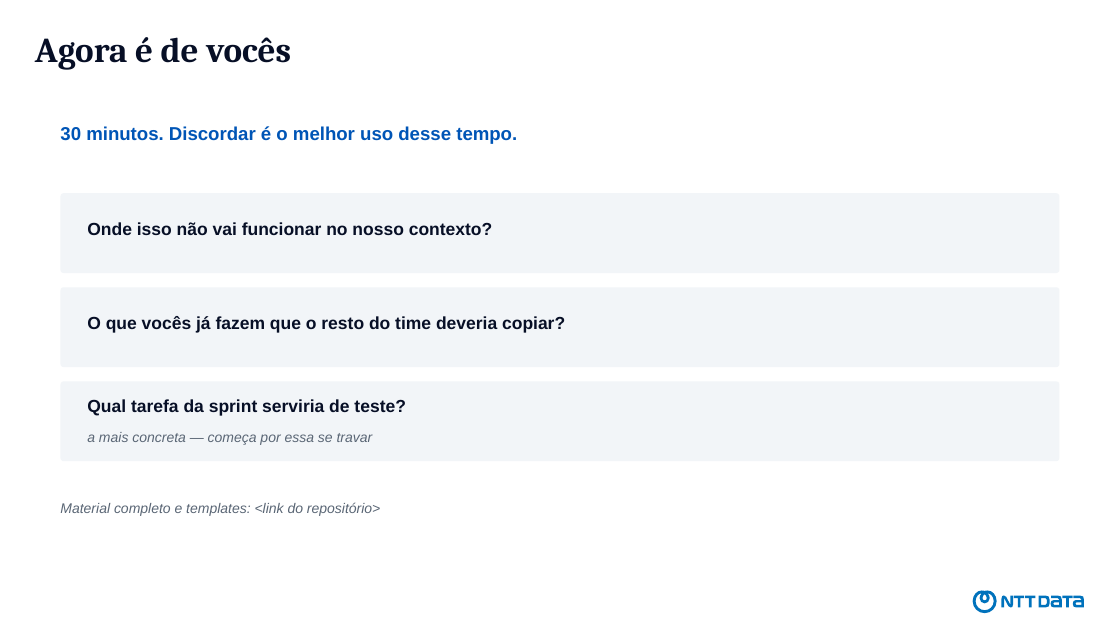
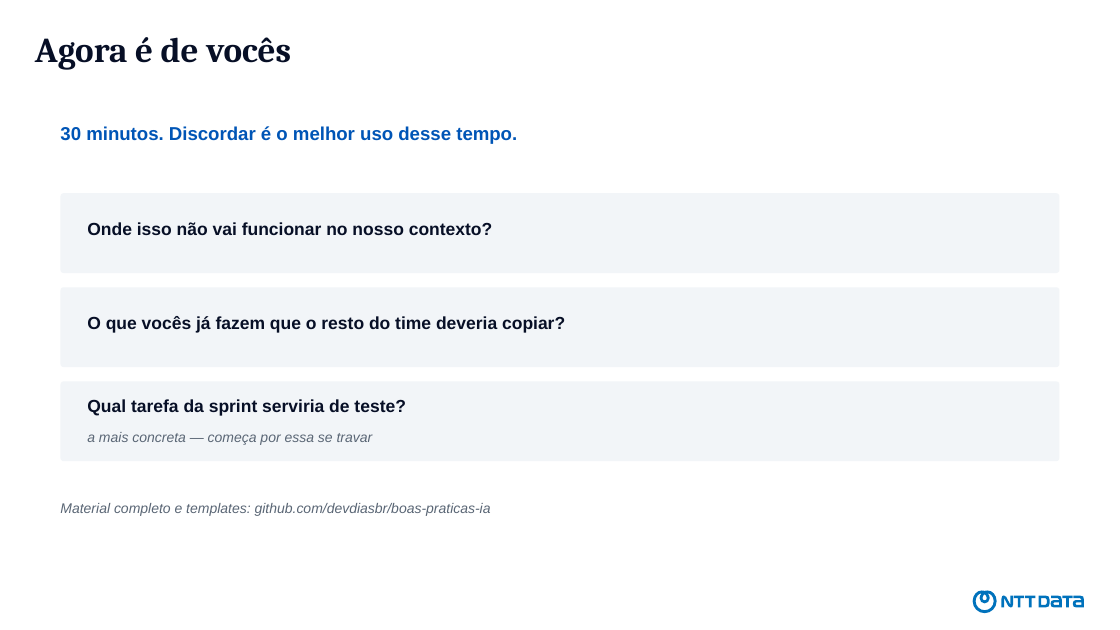
Before and after one commit to devdiasbr/boas-praticas-ia, a slide deck: slide 22 of apresentacao/como-eu-uso-ia.pptx. Drawn at 1120x630 pixels with LibreOffice and Linux fonts; fonts in the diff are those of the drawing. Boxes give left, top, right and bottom in pixels: in the first picture for what was removed or moved away, otherwise in the second. Text is boxed around its words. In the diff, an @@ line names an element or a change of style, - is before the commit and + after.

```diff
--- a/apresentacao/como-eu-uso-ia.pptx
+++ b/apresentacao/como-eu-uso-ia.pptx
@@ text at (60,503,491,516): text changed @@
-Material completo e templates: <link do repositório>
+Material completo e templates: github.com/devdiasbr/boas-praticas-ia
```
Also in this commit, not shown: 5 other slides changed, 1 other file.
